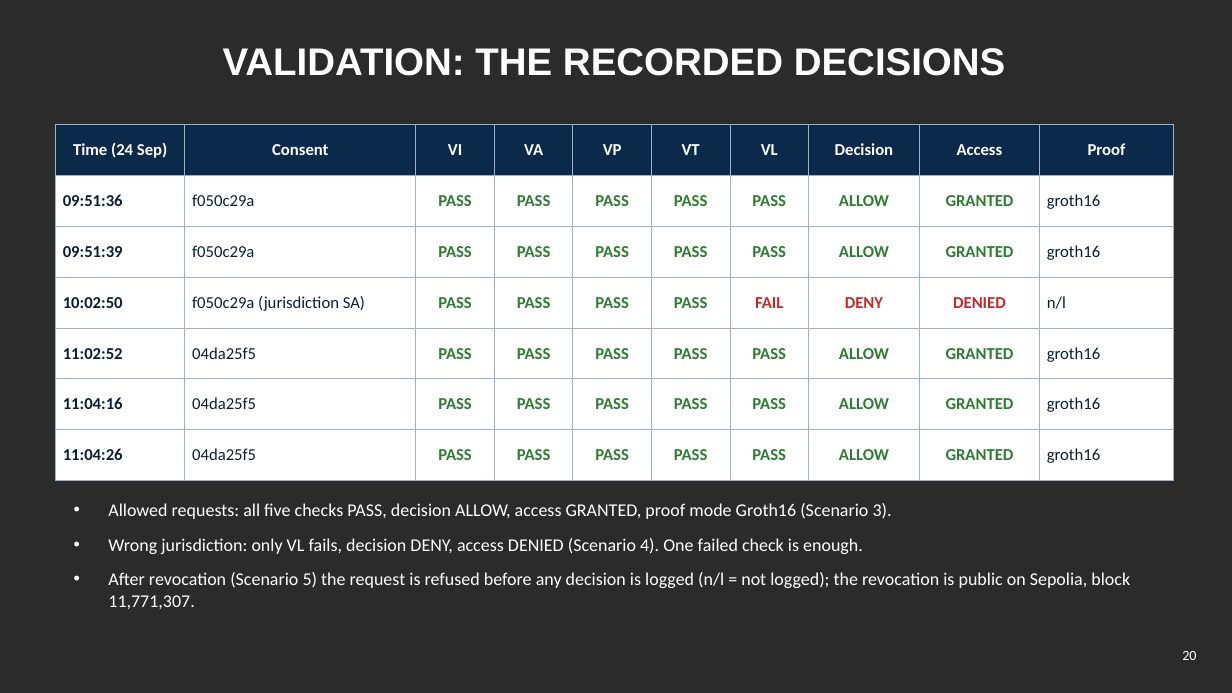
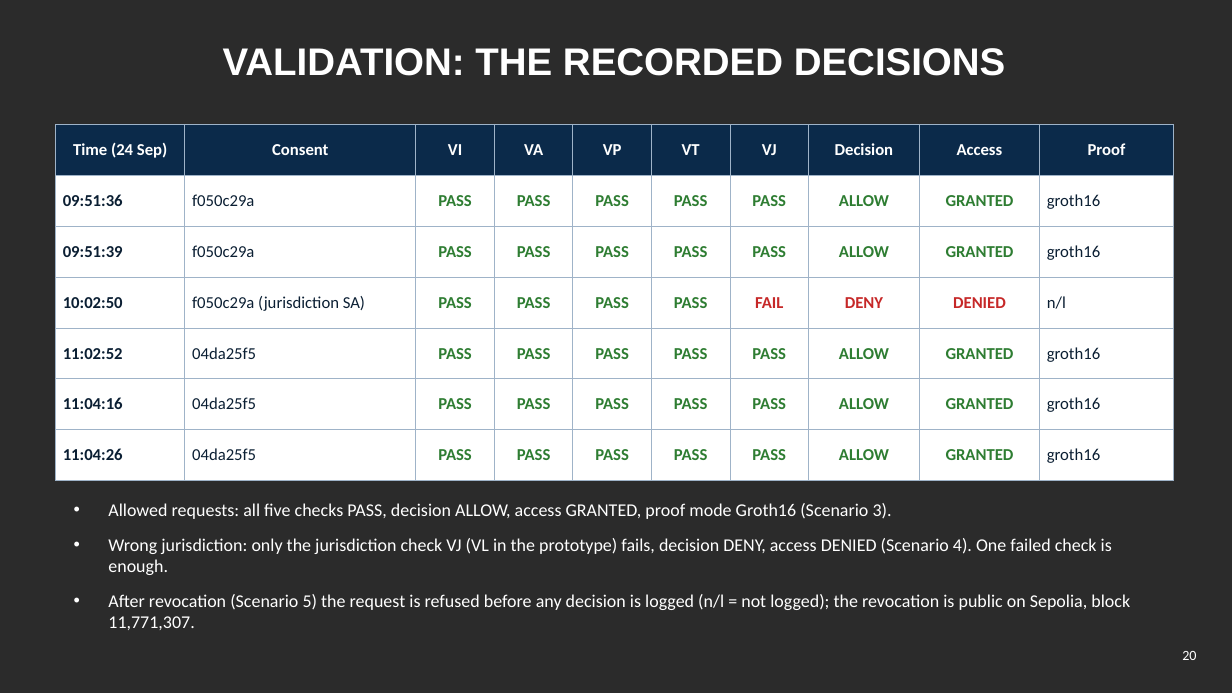
Before and after one commit to yasir12345678900/HealthRWA-Sepolia-Personal-try, a slide deck: slide 20 of docs/Yasir_Candidature_Reassessment_Slides_Simple.pptx. Drawn at 1232x693 pixels with LibreOffice and Linux fonts; fonts in the diff are those of the drawing; background and template pictures are left out; a plain dark background stands for a picture behind light text. Boxes give left, top, right and bottom in pixels: in the first picture for what was removed or moved away, otherwise in the second. Text is boxed around its words. In the diff, an @@ line names an element or a change of style, - is before the commit and + after.

```diff
--- a/docs/Yasir_Candidature_Reassessment_Slides_Simple.pptx
+++ b/docs/Yasir_Candidature_Reassessment_Slides_Simple.pptx
@@ table at (55,125,1174,467) @@
-row 1, column 7: VL
+row 1, column 7: VJ
@@ text at (108,538,1112,575): text changed @@
-• Wrong jurisdiction: only VL fails, decision DENY, access DENIED (Scenario 4). One failed check is enough.
+• Wrong jurisdiction: only the jurisdiction check VJ (VL in the prototype) fails, decision DENY, access DENIED (Scenario 4). One failed check is enough.
```
Also in this commit, not shown: 17 other slides changed, 16 other files.
